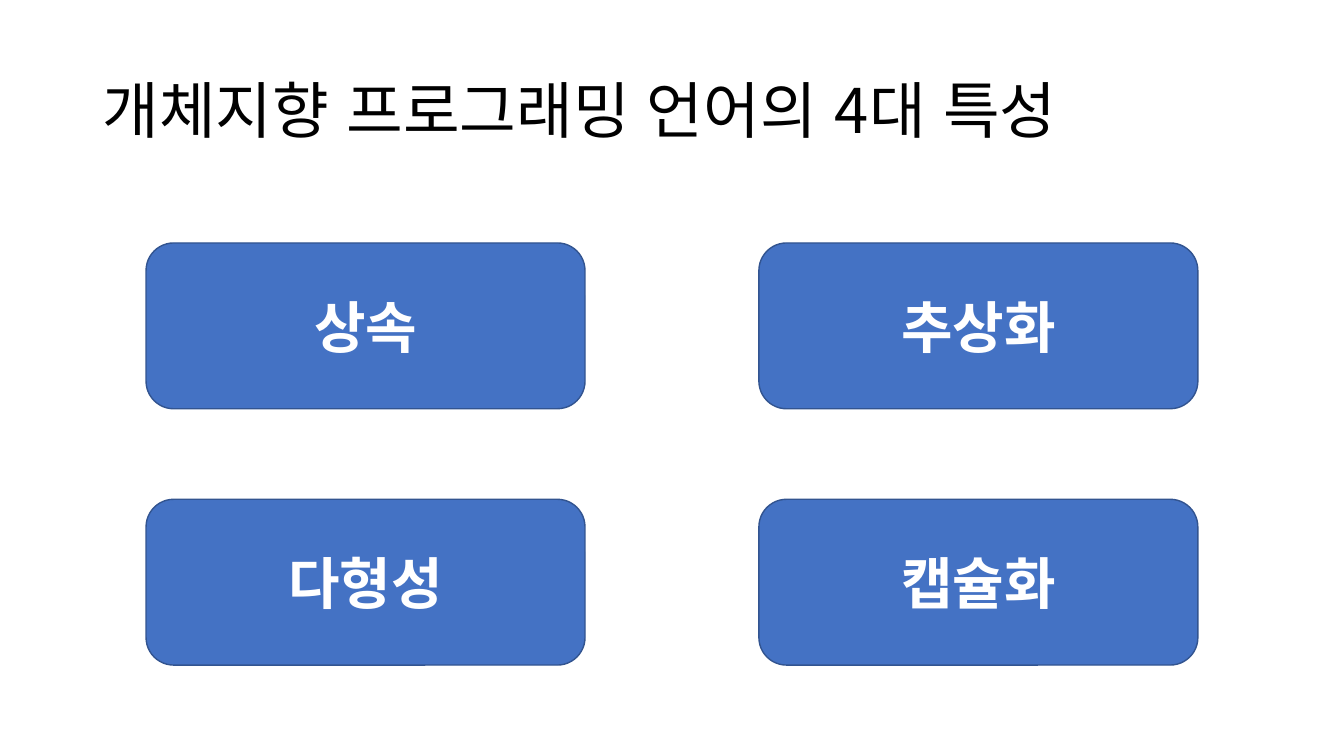
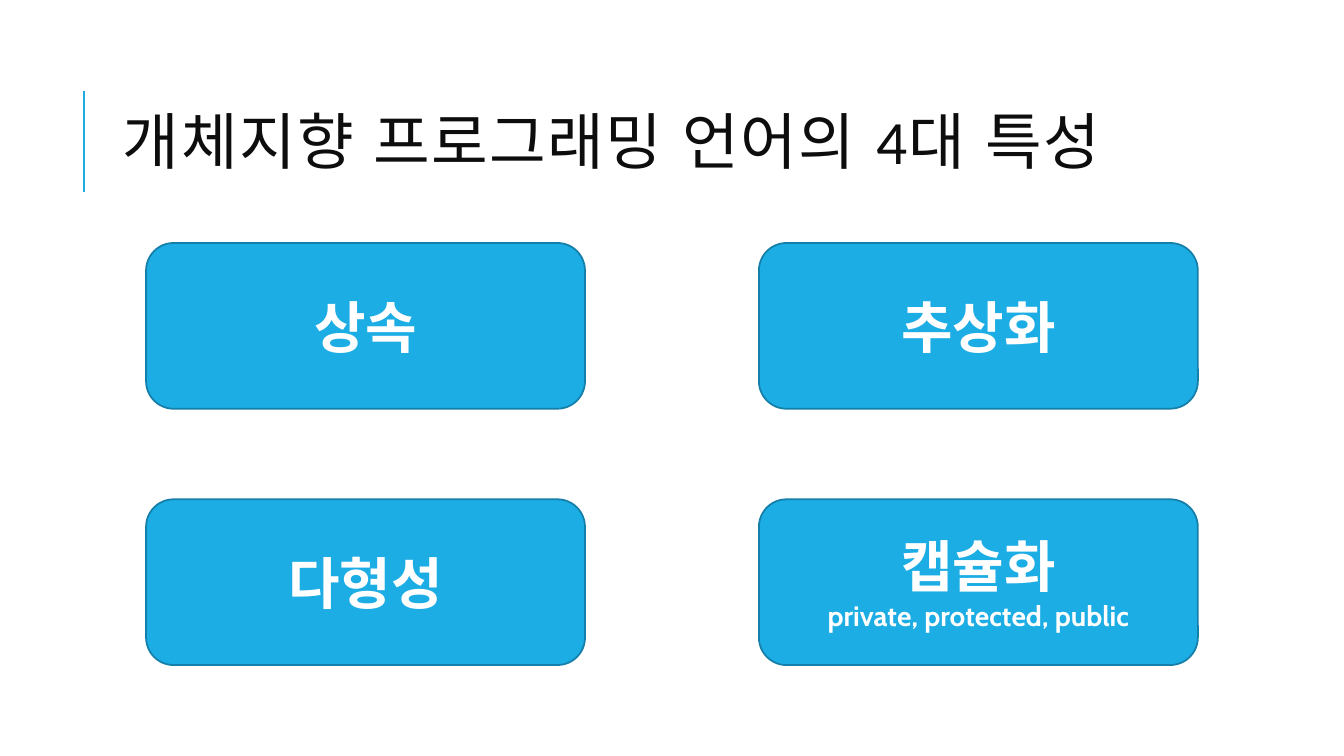
Before and after one commit to GyuCheol/happy_algorithm, a slide deck: slide 4 of ppt/OOP.pptx. Drawn at 1344x756 pixels with LibreOffice and Linux fonts; fonts in the diff are those of the drawing. Boxes give left, top, right and bottom in pixels: in the first picture for what was removed or moved away, otherwise in the second. Text is boxed around its words. In the diff, an @@ line names an element or a change of style, - is before the commit and + after.

```diff
--- a/ppt/OOP.pptx
+++ b/ppt/OOP.pptx
@@ title "개체지향 프로그래밍 언어의 4대 특성" moved from (x1=102, y1=81, x2=1056, y2=138) to (x1=123, y1=112, x2=1101, y2=169) @@
@@ title "개체지향 프로그래밍 언어의 4대 특성" at (x1=123, y1=112, x2=1101, y2=169): font Noto Sans CJK KR to Calibri, text colour #000000 to #0D0D0D, letter spacing 0 to 1 pt; line spacing 0.9 to 0.8 @@
@@ line added from (84, 192) to (84, 91), #1CADE4 1.5 pt @@
@@ font Noto Sans CJK KR to Cabin; fill #4472C4 to #1CADE4; outline #325491 1 pt to #1580A9 1.25 pt in 3 elements at (x1=146, y1=243, x2=585, y2=409), (x1=759, y1=243, x2=1198, y2=409), (x1=146, y1=499, x2=585, y2=665) @@
@@ rounded rectangle "캡슐화" at (x1=759, y1=499, x2=1198, y2=665): fill #4472C4 to #1CADE4; outline #325491 1 pt to #1580A9 1.25 pt @@
@@ text in rounded rectangle at (x1=901, y1=540, x2=1055, y2=592): font Noto Sans CJK KR to Cabin in "캡슐화" @@
@@ text in rounded rectangle at (x1=828, y1=605, x2=1129, y2=633): paragraph added @@
+private, protected, public
```
Also in this commit, not shown: 7 other slides changed, 3 slides added, 1 other file.
